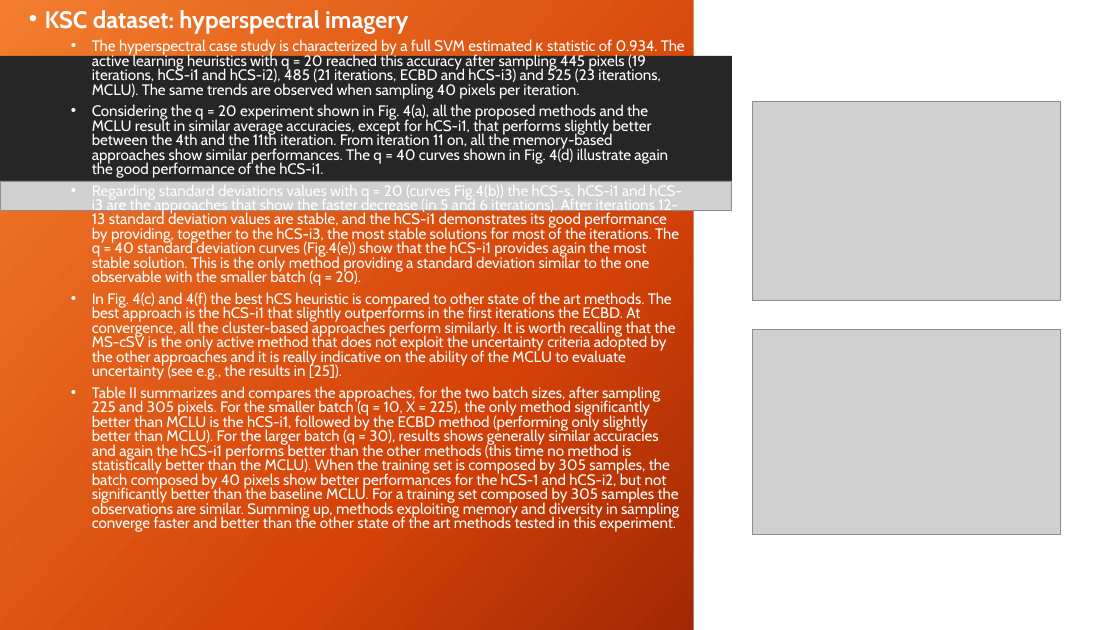
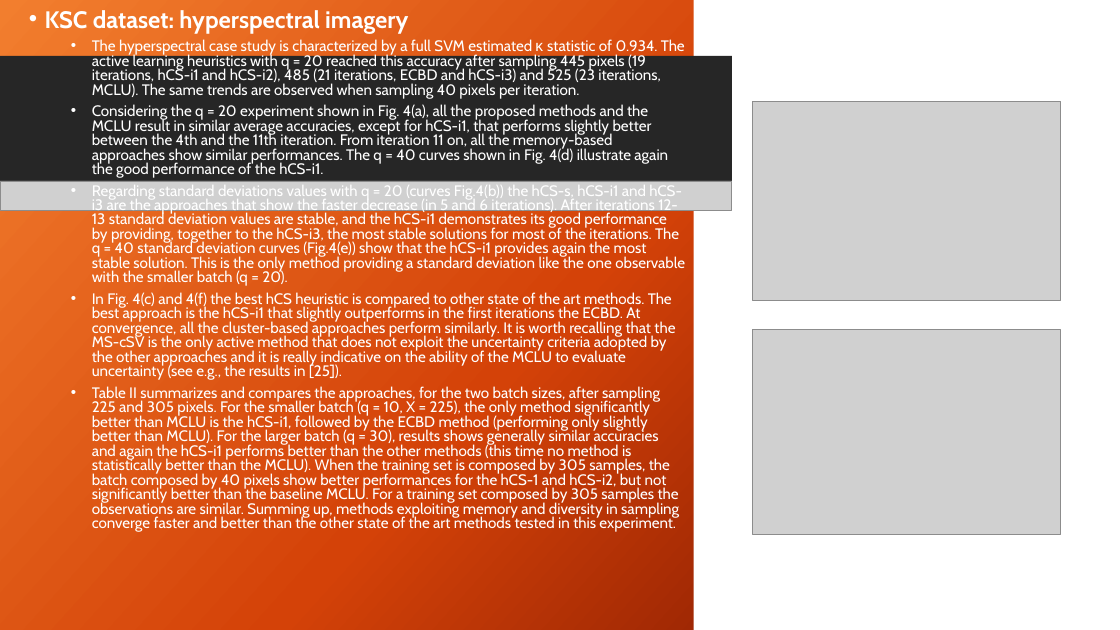
Before and after one commit to KlediKallastra1/DevOps-Training, a slide deck: slide 10 of Memory-Based Cluster Sampling for Remote Sensing Image Classification.pptx. Drawn at 1120x630 pixels with LibreOffice and Linux fonts; fonts in the diff are those of the drawing; grey boxes stand for pictures; background and template pictures are left out. Boxes give left, top, right and bottom in pixels: in the first picture for what was removed or moved away, otherwise in the second. Text is boxed around its words. In the diff, an @@ line names an element or a change of style, - is before the commit and + after.

```diff
--- a/Memory-Based Cluster Sampling for Remote Sensing Image Classification.pptx
+++ b/Memory-Based Cluster Sampling for Remote Sensing Image Classification.pptx
@@ text at (92, 185, 685, 286): text changed @@
-  • Regarding standard deviations values with q = 20 (curves Fig.4(b)) the hCS-s, hCS-i1 and hCS-i3 are the approaches that show the faster decrease (in 5 and 6 iterations). After iterations 12-13 standard deviation values are stable, and the hCS-i1 demonstrates its good performance by providing, together to the hCS-i3, the most stable solutions for most of the iterations. The q = 40 standard deviation curves (Fig.4(e)) show that the hCS-i1 provides again the most stable solution. This is the only method providing a standard deviation similar to the one observable with the smaller batch (q = 20).
+  • Regarding standard deviations values with q = 20 (curves Fig.4(b)) the hCS-s, hCS-i1 and hCS-i3 are the approaches that show the faster decrease (in 5 and 6 iterations). After iterations 12-13 standard deviation values are stable, and the hCS-i1 demonstrates its good performance by providing, together to the hCS-i3, the most stable solutions for most of the iterations. The q = 40 standard deviation curves (Fig.4(e)) show that the hCS-i1 provides again the most stable solution. This is the only method providing a standard deviation like the one observable with the smaller batch (q = 20).
```
Also in this commit, not shown: 2 other slides changed.
